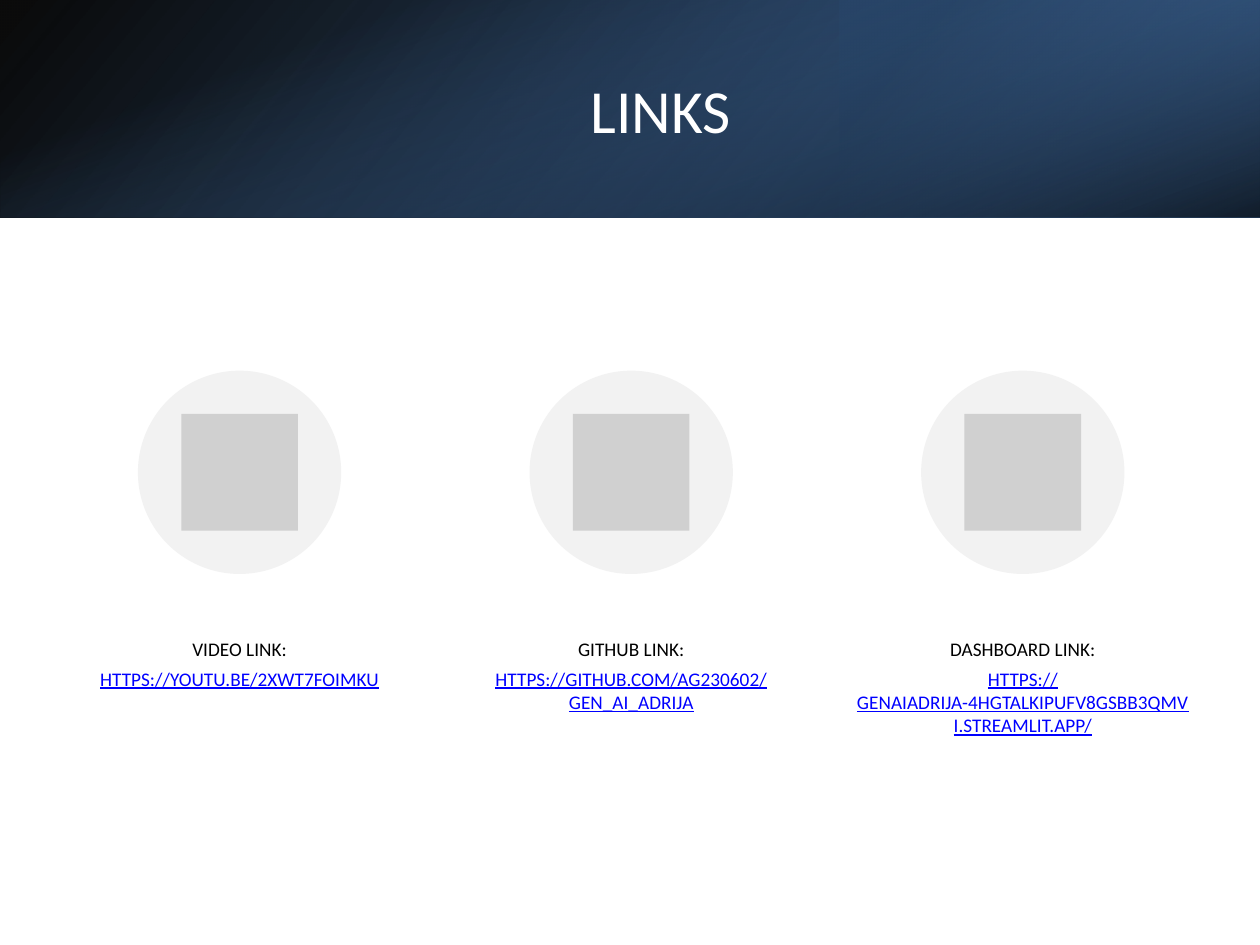
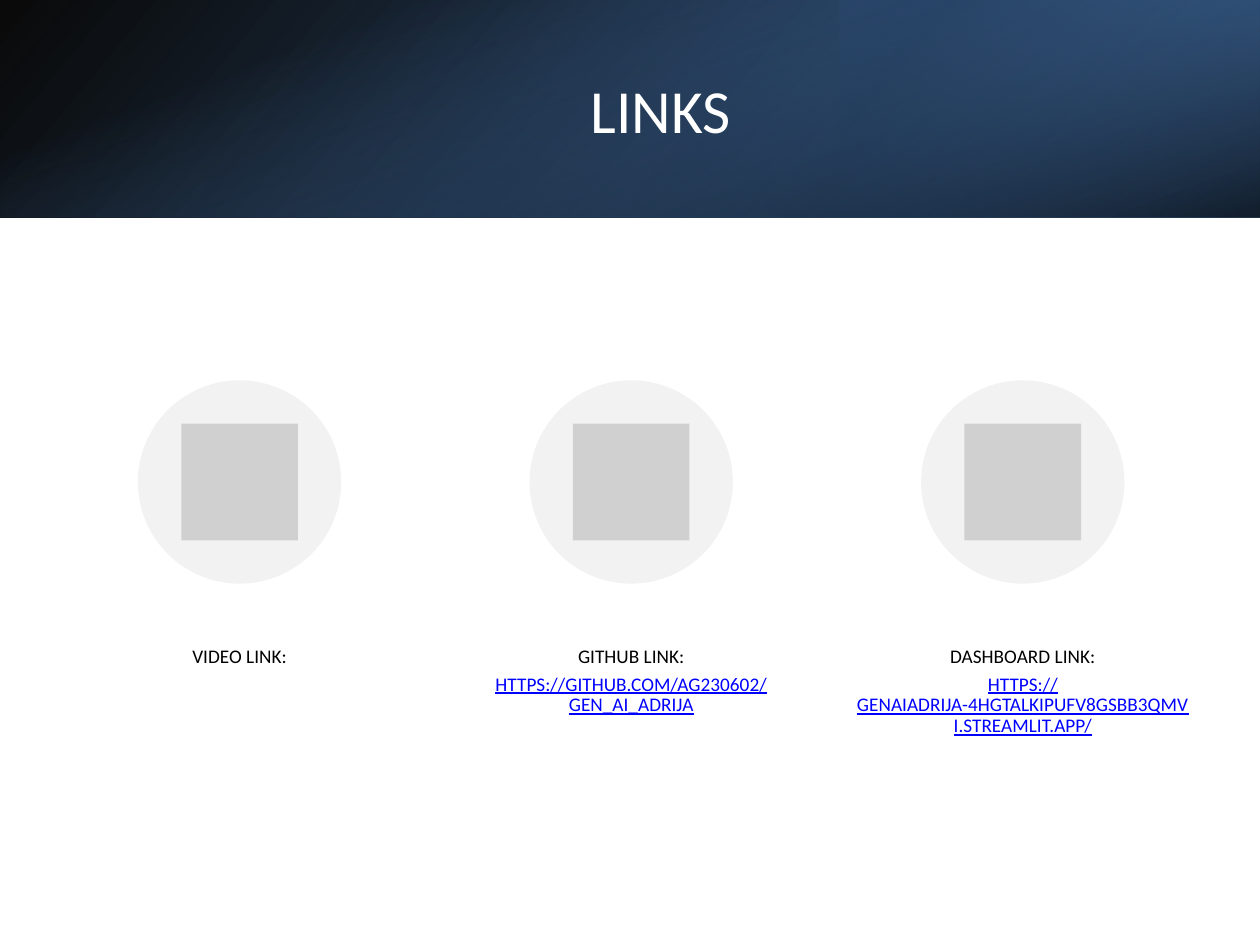
Before and after one commit to Ag230602/Gen_AI_ADRIJA, a slide deck: slide 8 of StormCare_RAG_Demo_Presentation.pptx. Drawn at 1260x945 pixels with LibreOffice and Linux fonts; fonts in the diff are those of the drawing; grey boxes stand for pictures. Boxes give left, top, right and bottom in pixels: in the first picture for what was removed or moved away, otherwise in the second. Text is boxed around its words. In the diff, an @@ line names an element or a change of style, - is before the commit and + after.

```diff
--- a/StormCare_RAG_Demo_Presentation.pptx
+++ b/StormCare_RAG_Demo_Presentation.pptx
@@ 3 pictures, 3 ellipses: place and size @@
-3 pictures, 3 ellipses at [137,370,1124,573]
+3 pictures, 3 ellipses at [137,381,1124,583]
@@ line spacing 1 to 0.9 in 3 elements at [495,650,766,715], [857,650,1188,736], [192,650,287,663] @@
@@ text "VIDEO LINK:": place and size @@
-text "VIDEO LINK:" at [100,643,379,689]
+text "VIDEO LINK:" at [192,650,287,663]
@@ text "GITHUB LINK:": place and size @@
-text "GITHUB LINK:" at [495,643,766,712]
+text "GITHUB LINK:" at [495,650,766,715]
@@ text "DASHBOARD LINK:": place and size @@
-text "DASHBOARD LINK:" at [857,643,1188,736]
+text "DASHBOARD LINK:" at [857,650,1188,736]
@@ text at [100,672,379,689]: paragraph removed @@
-HTTPS://YOUTU.BE/2XWT7FOIMKU
```
Also in this commit, not shown: 1 other file.
